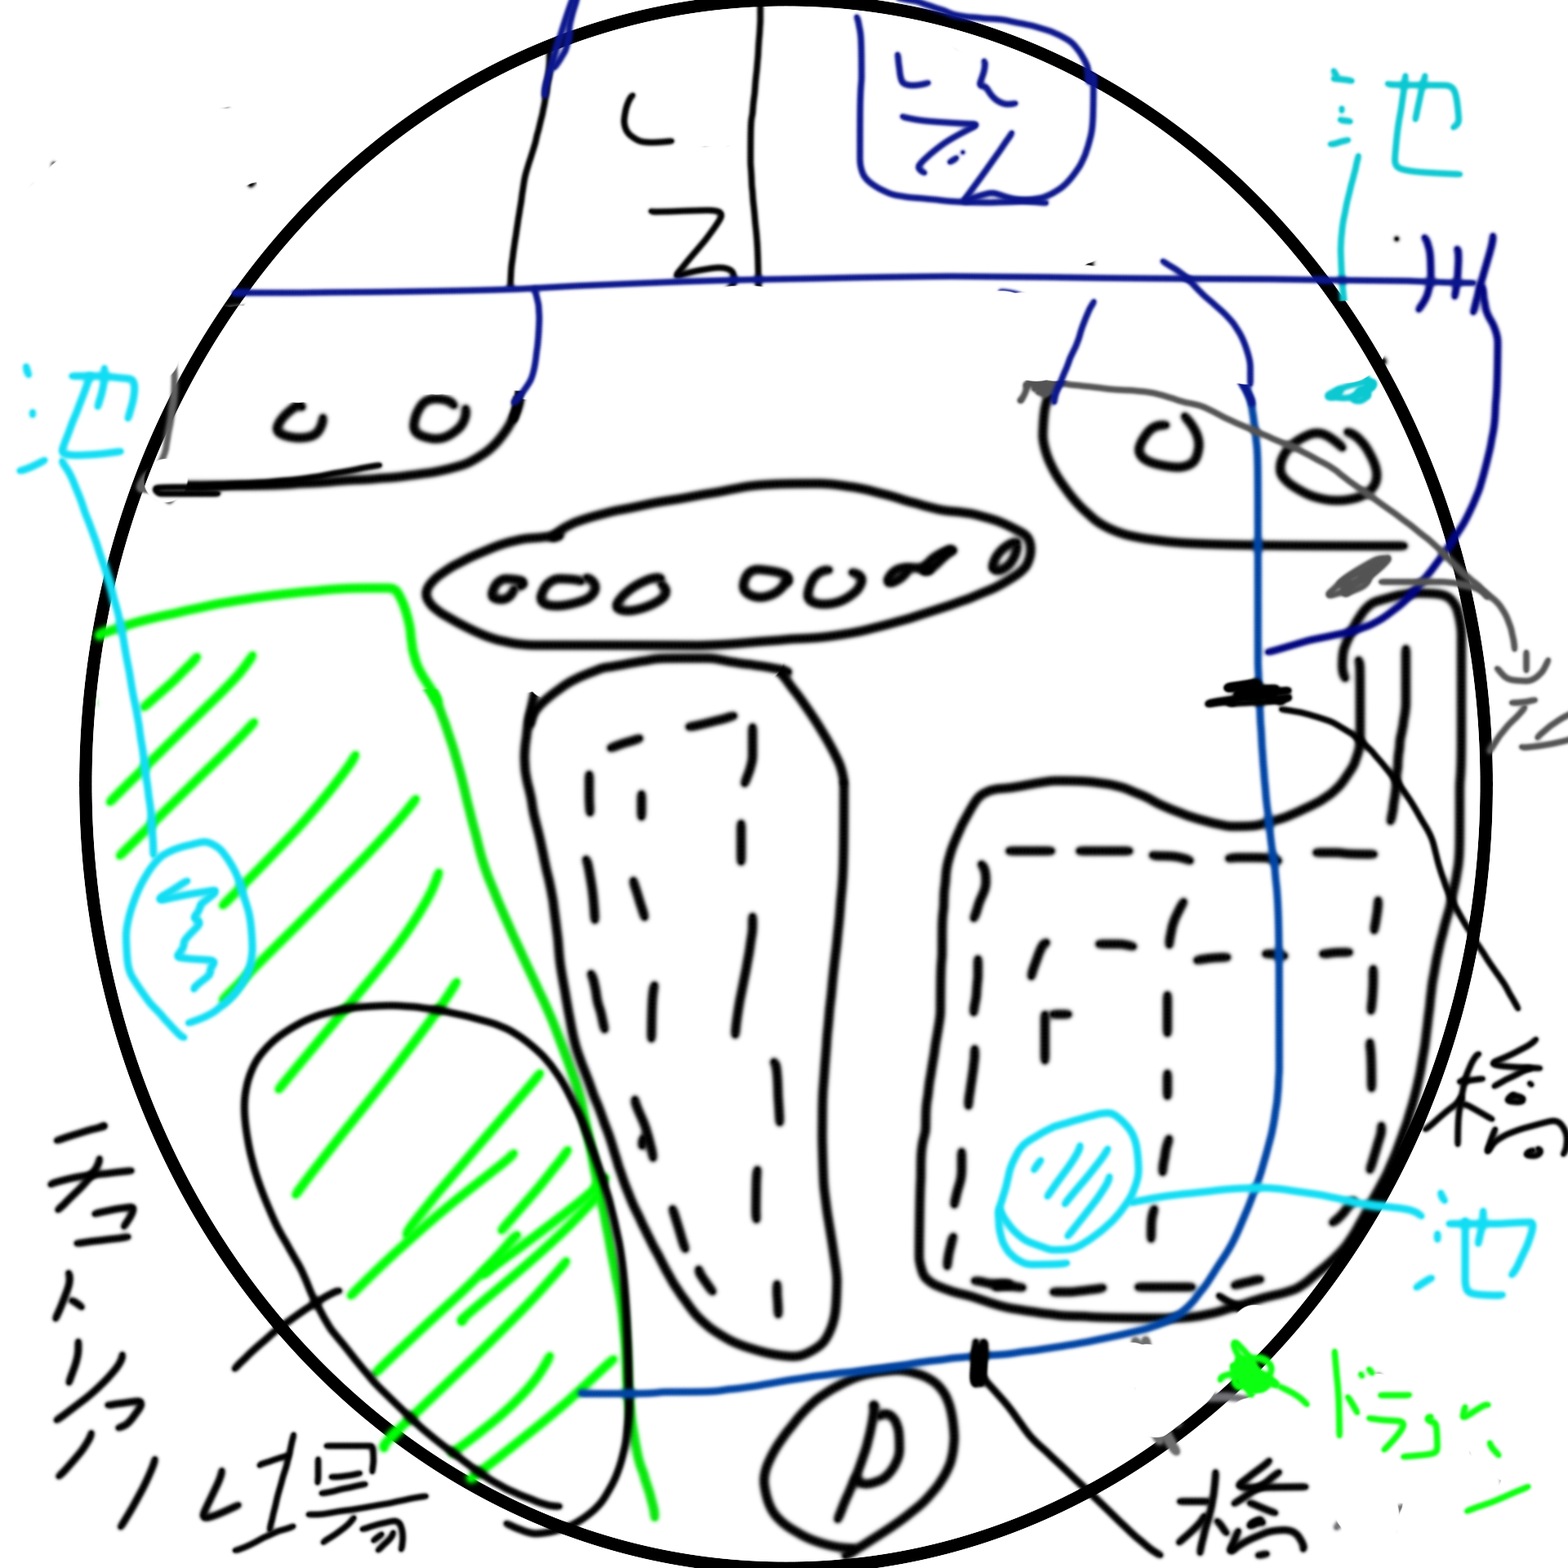
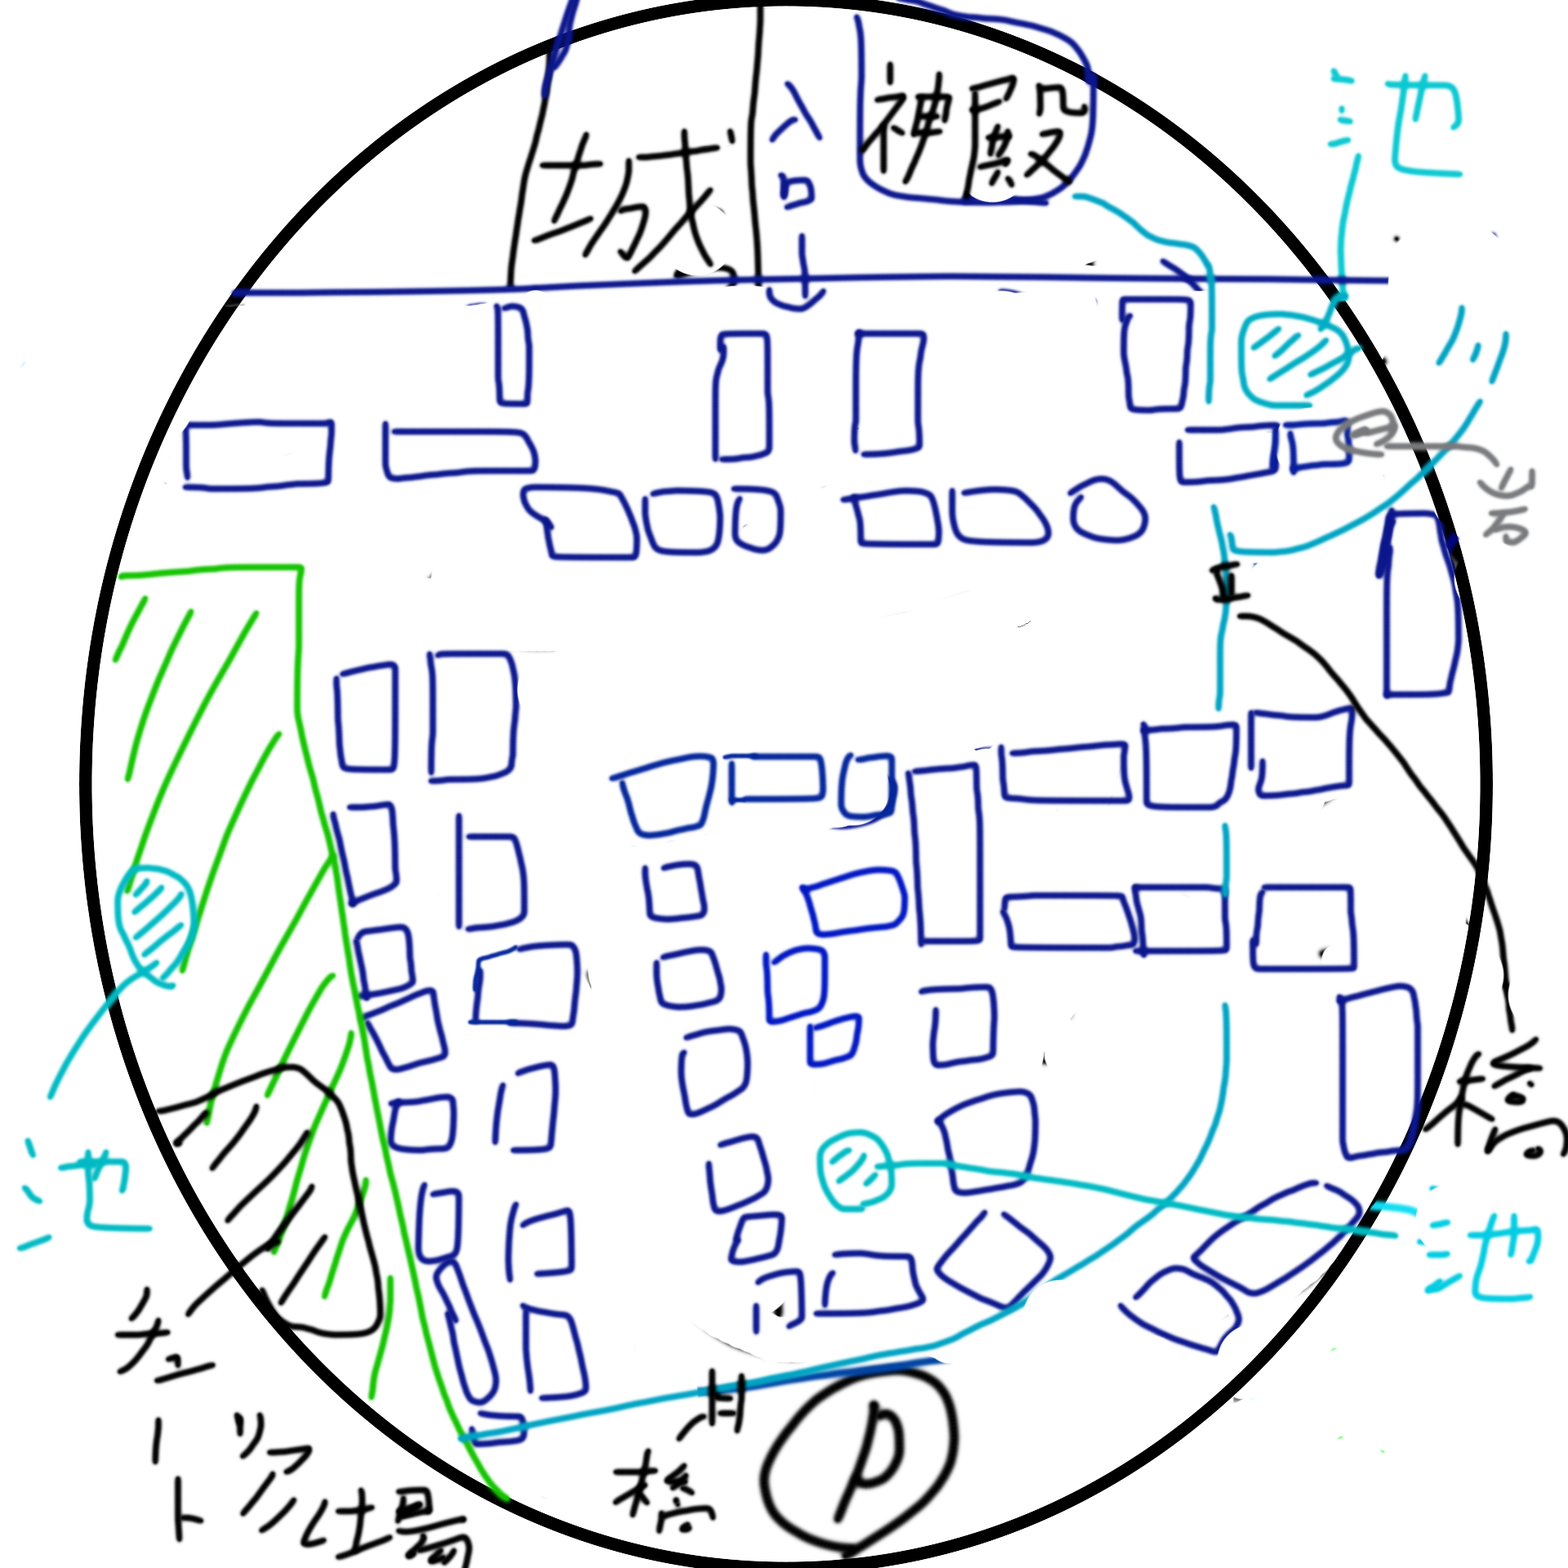
Revision of a layered 1568x1568 image; what changed, layer by layer:
painted on "レイヤー 1" over [13, 46, 1568, 1568]